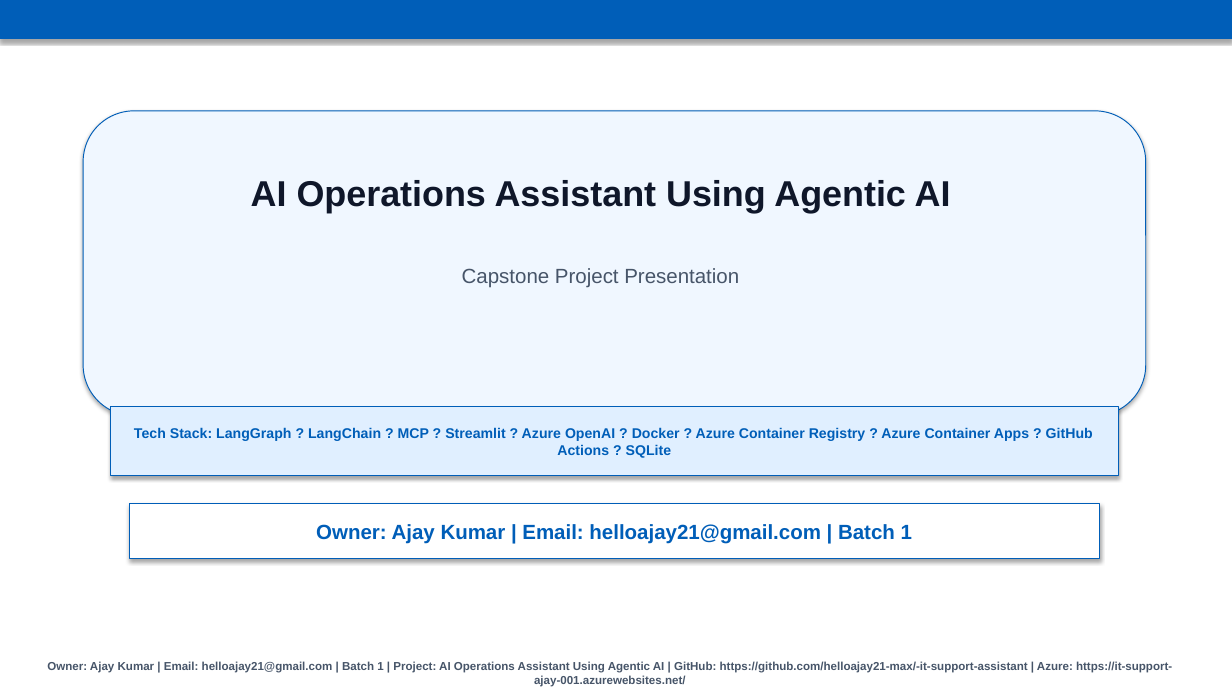
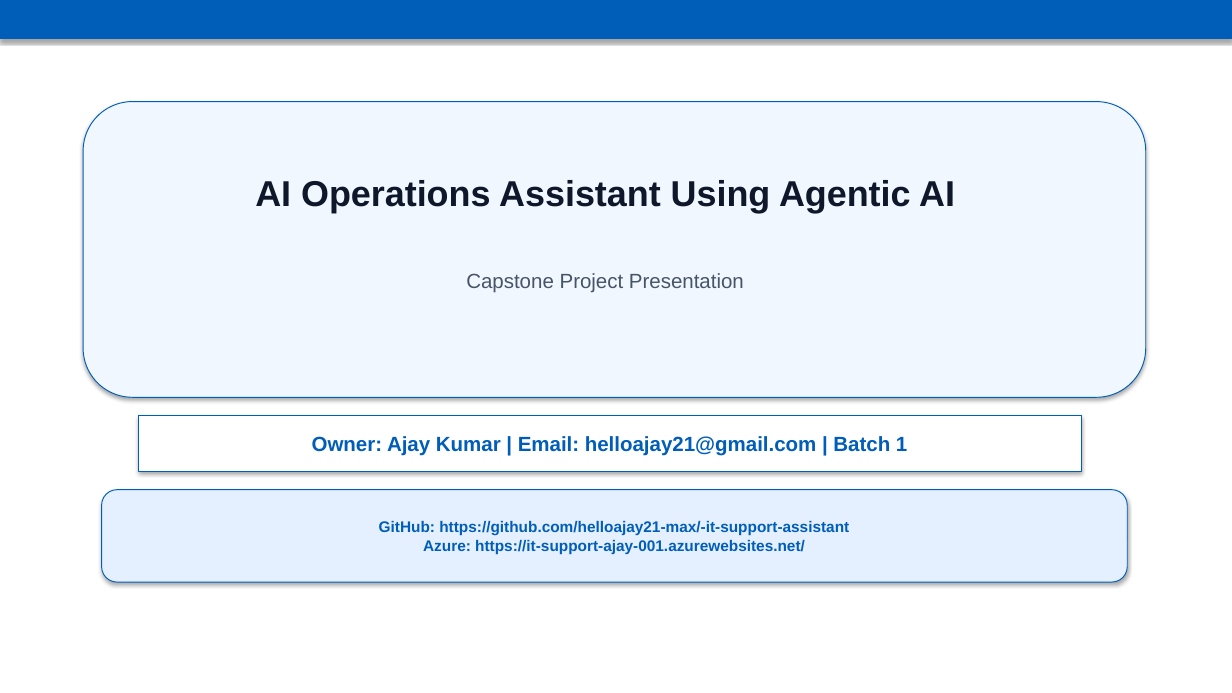
Before and after one commit to helloajay21-max/-it-support-assistant, a slide deck: slide 1 of AI_Operations_Assistant_Presentation.pptx. Drawn at 1232x693 pixels with LibreOffice and Linux fonts; fonts in the diff are those of the drawing. Boxes give left, top, right and bottom in pixels: in the first picture for what was removed or moved away, otherwise in the second. Text is boxed around its words. In the diff, an @@ line names an element or a change of style, - is before the commit and + after.

```diff
--- a/AI_Operations_Assistant_Presentation.pptx
+++ b/AI_Operations_Assistant_Presentation.pptx
@@ rounded rectangle: place and size @@
-rounded rectangle at (83, 111, 1146, 416)
+rounded rectangle at (83, 102, 1146, 397)
@@ text "AI Operations Assistant Using Agentic ...": place and size @@
-text "AI Operations Assistant Using Agentic ..." at (251, 180, 951, 213)
+text "AI Operations Assistant Using Agentic ..." at (255, 180, 955, 213)
@@ text "Capstone Project Presentation": place and size @@
-text "Capstone Project Presentation" at (462, 268, 739, 288)
+text "Capstone Project Presentation" at (466, 273, 744, 293)
@@ rectangle removed at (111, 407, 1118, 476) @@
-Tech Stack: LangGraph ? LangChain ? MCP ? Streamlit ? Azure OpenAI ? Docker ? Azure Container Registry ? Azure Container Apps ? GitHub Actions ? SQLite
@@ rectangle "Owner: Ajay Kumar | Email: ...": place and size @@
-rectangle "Owner: Ajay Kumar | Email: ..." at (129, 504, 1100, 559)
+rectangle "Owner: Ajay Kumar | Email: ..." at (139, 416, 1081, 471)
@@ rounded rectangle added at (102, 490, 1128, 582), fill #E4EFFF, outline #005EB8 0.75 pt, 12 pt, text #005EB8, bold @@
+GitHub: https://github.com/helloajay21-max/-it-support-assistant
+Azure: https://it-support-ajay-001.azurewebsites.net/
@@ text removed at (47, 661, 1172, 687) @@
-Owner: Ajay Kumar | Email: helloajay21@gmail.com | Batch 1 | Project: AI Operations Assistant Using Agentic AI | GitHub: https://github.com/helloajay21-max/-it-support-assistant | Azure: https://it-support-ajay-001.azurewebsites.net/
```
Also in this commit, not shown: 6 other slides changed.
